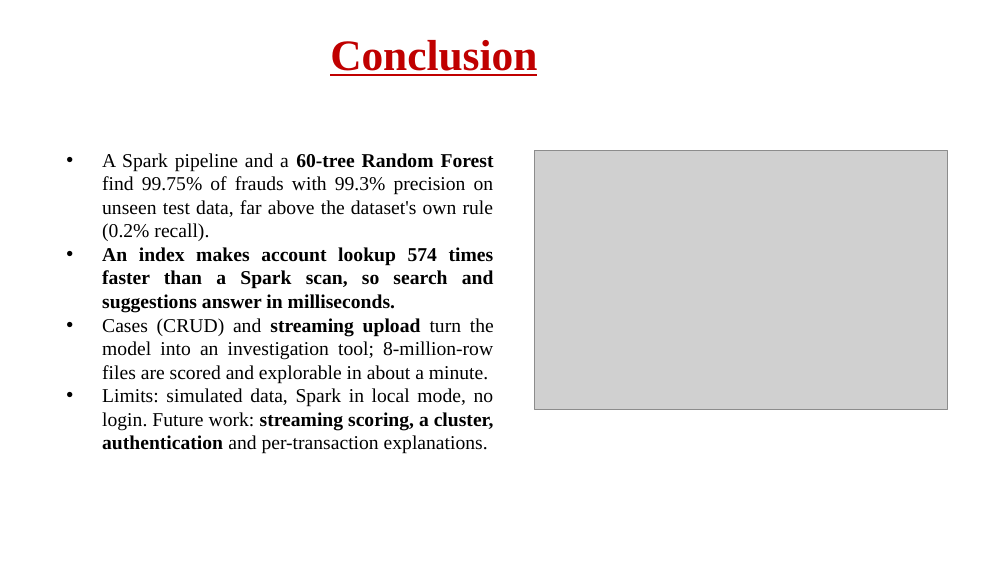
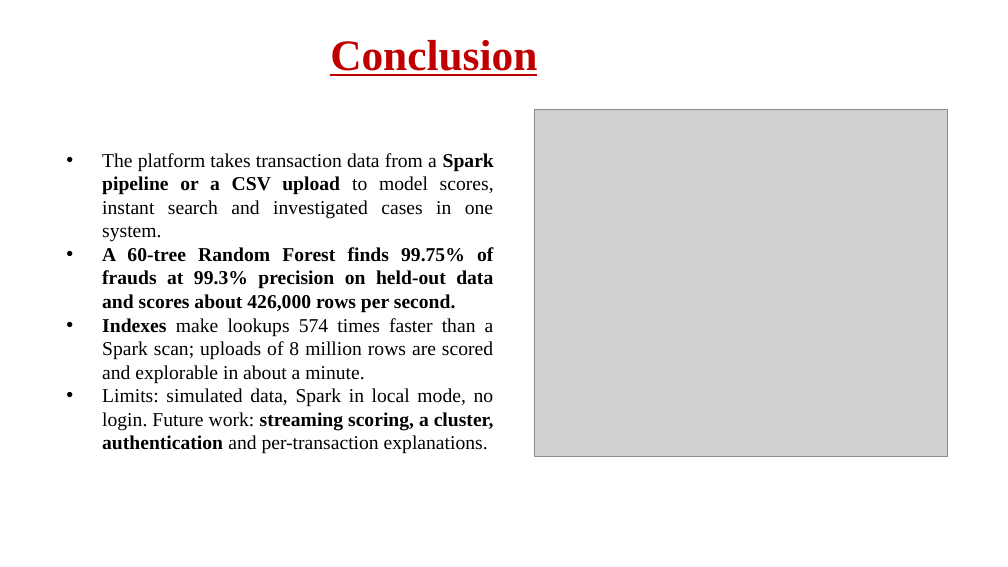
Before and after one commit to JayQuery-007/bank_transaction_analysis, a slide deck: slide 10 of docs/Mini_Project_Presentation.pptx. Drawn at 1008x567 pixels with LibreOffice and Linux fonts; fonts in the diff are those of the drawing; grey boxes stand for pictures; background and template pictures are left out. Boxes give left, top, right and bottom in pixels: in the first picture for what was removed or moved away, otherwise in the second. Text is boxed around its words. In the diff, an @@ line names an element or a change of style, - is before the commit and + after.

```diff
--- a/docs/Mini_Project_Presentation.pptx
+++ b/docs/Mini_Project_Presentation.pptx
@@ picture: place and size @@
-picture at bbox=[534, 150, 947, 410]
+picture at bbox=[534, 110, 947, 457]
@@ text at bbox=[102, 153, 494, 384]: text changed @@
-• A Spark pipeline and a 60-tree Random Forest find 99.75% of frauds with 99.3% precision on unseen test data, far above the dataset's own rule (0.2% recall).
-• An index makes account lookup 574 times faster than a Spark scan, so search and suggestions answer in milliseconds.
-• Cases (CRUD) and streaming upload turn the model into an investigation tool; 8-million-row files are scored and explorable in about a minute.
+• The platform takes transaction data from a Spark pipeline or a CSV upload to model scores, instant search and investigated cases in one system.
+• A 60-tree Random Forest finds 99.75% of frauds at 99.3% precision on held-out data and scores about 426,000 rows per second.
+• Indexes make lookups 574 times faster than a Spark scan; uploads of 8 million rows are scored and explorable in about a minute.
```
Also in this commit, not shown: 7 other slides changed, 5 other files.
